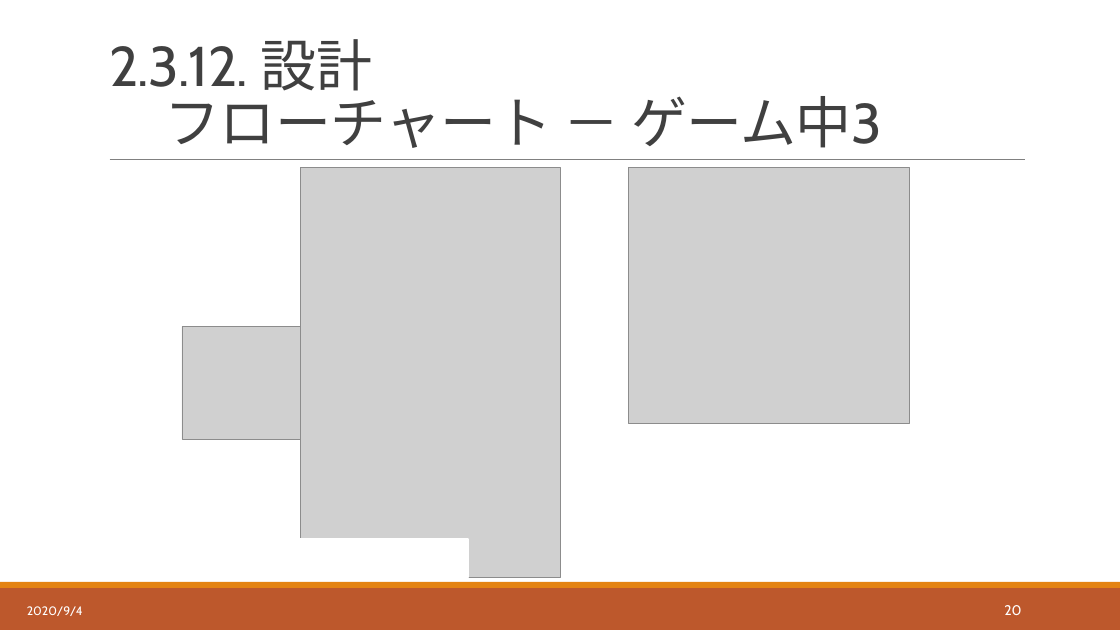
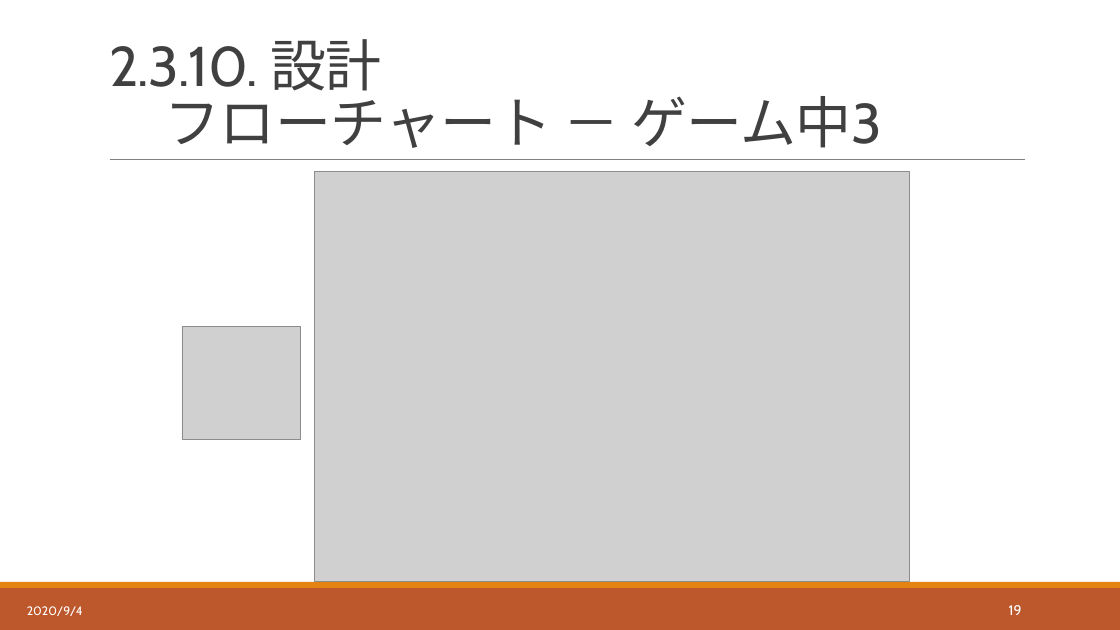
Before and after one commit to hakohumi/comp.train.whack-a-mole, a slide deck: slide 20 of 資料/設計書/発表資料/設計レビュー_発表資料.pptx (slide 21 before the commit). Drawn at 1120x630 pixels with LibreOffice and Linux fonts; fonts in the diff are those of the drawing; grey boxes stand for pictures. Boxes give left, top, right and bottom in pixels: in the first picture for what was removed or moved away, otherwise in the second. Text is boxed around its words. In the diff, an @@ line names an element or a change of style, - is before the commit and + after.

Commit message:
設計/レビュー後修正　 フローチャートの割込み処理を修正 発表資料を修正

```diff
--- a/資料/設計書/発表資料/設計レビュー_発表資料.pptx
+++ b/資料/設計書/発表資料/設計レビュー_発表資料.pptx
@@ title at <box>109,39,882,148</box>: text changed @@
-2.3.12. 設計
-フローチャート － ゲーム中3
+2.3.10. 設計
+フローチャート － ゲーム中3
@@ picture removed at <box>301,167,560,577</box> @@
@@ picture added at <box>314,171,909,581</box> @@
@@ picture removed at <box>628,167,910,423</box> @@
@@ page number at <box>1009,605,1022,615</box>: text changed @@
-20
+19
```
Also in this commit, not shown: 14 other slides changed, 1 slide removed, 13 other files.
